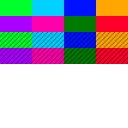
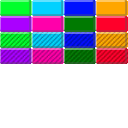
Comparing the layer stacks of the two 128 x 128 images. Changes:
added layer "Layer 2" (38%) above "Layer 1" over [0, 0, 127, 64]
painted on "Layer 1" over [0, 0, 128, 64]
removed layer "Background" over [0, 0, 128, 64]
